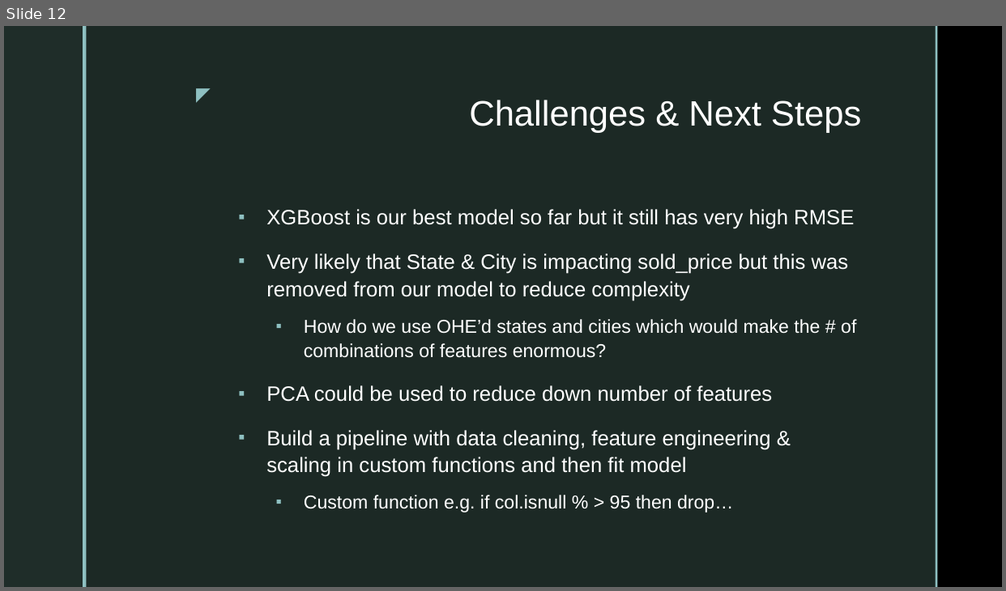
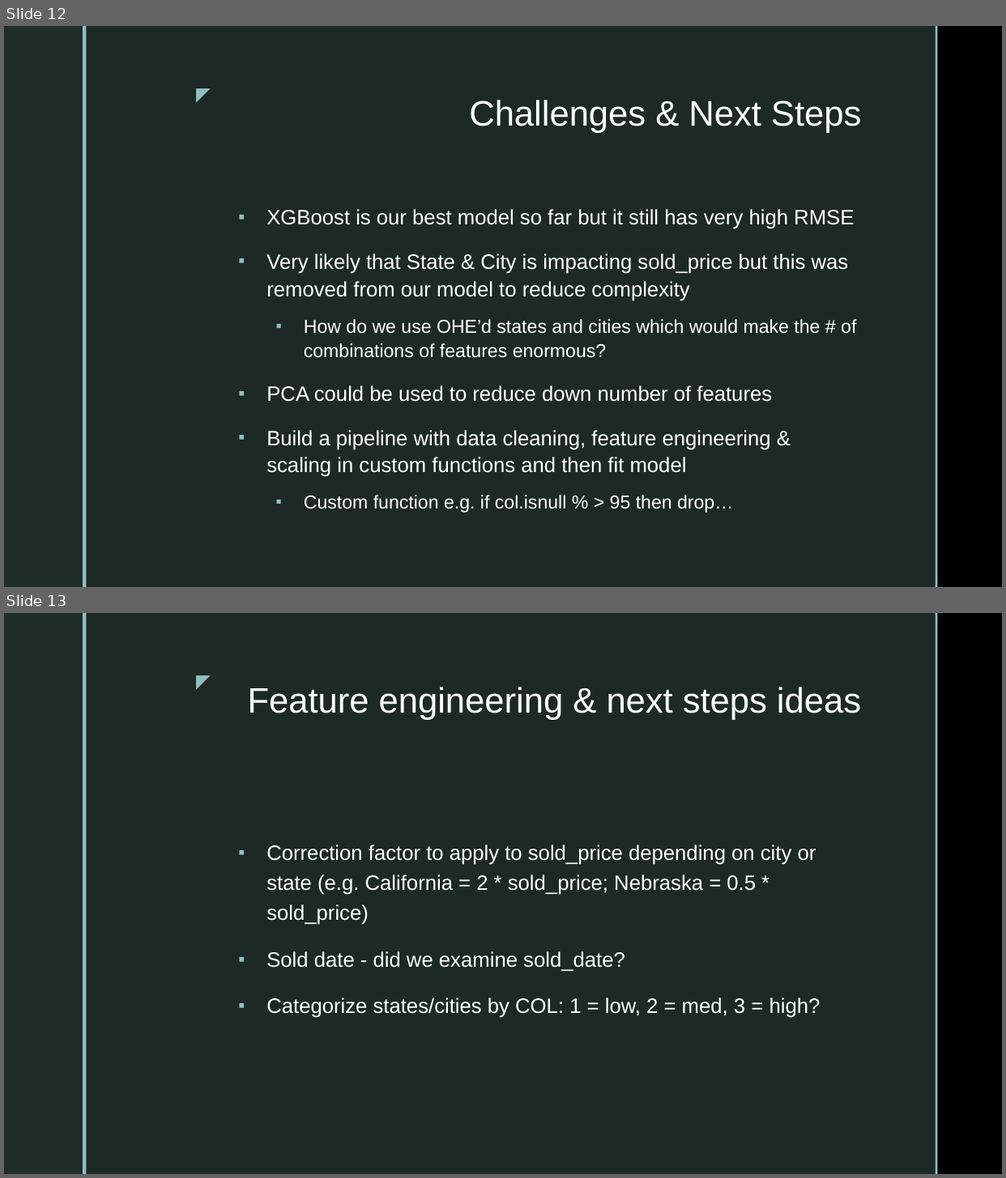
Before and after one commit to tjjdoherty/tdsf-house-prices-midterm, a slide deck: tdsf-midterm-prez.pptx. Shown one above the other, each under a label of ours: slide 12 before the commit, slides 12 and 13 after it. The pictures are 1006x591 and 1006x1178 pixels, drawn with LibreOffice and Linux fonts; fonts in the diff are those of the drawing; background and template pictures are left out. Boxes give left, top, right and bottom in pixels: in the first picture for what was removed or moved away, otherwise in the second. Text is boxed around its words. In the diff, an @@ line names an element or a change of style, - is before the commit and + after.

```diff
--- a/tdsf-midterm-prez.pptx
+++ b/tdsf-midterm-prez.pptx
@@ slide 13 added at bbox=[4, 613, 1002, 1174], background picture (left out); not listed: 5 template elements that a slide beside it also shows @@
@@ title added at bbox=[248, 687, 861, 720], 34 pt, text #FFFFFF @@
+Feature engineering & next steps ideas
@@ text added at bbox=[266, 845, 820, 1018], 20 pt, text #FFFFFF @@
+▪ Correction factor to apply to sold_price depending on city or state (e.g. California = 2 * sold_price; Nebraska = 0.5 * sold_price)
+▪ Sold date - did we examine sold_date?
+▪ Categorize states/cities by COL: 1 = low, 2 = med, 3 = high?
```
